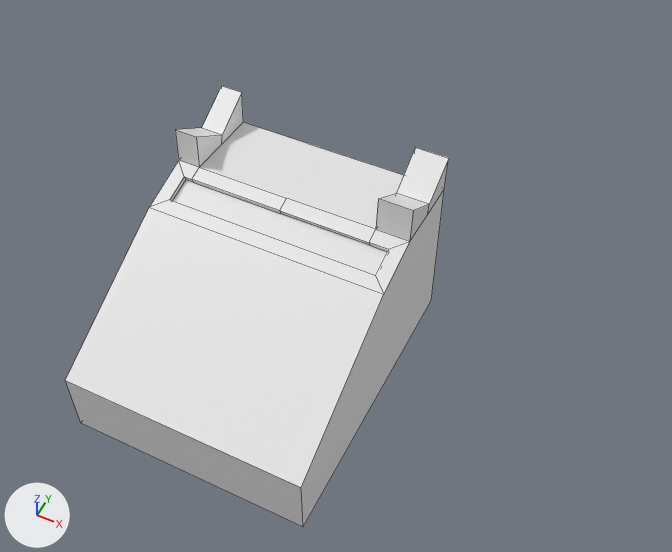
One commit to the FBX model Assets/3DModels/telefono.fbx: the scene before it, then after it.
One viewpoint serves both versions: a camera (50 mm lens) standing at (2.35, -3.26, 5.21) and looking at (0.58, 0.28, 0.79). Lighting does not change. The marker at lower left points along +X, +Y and +Z. Mesh edges are drawn as thin lines. Where no turn or scale is listed for an object, it has been applied to the vertices.
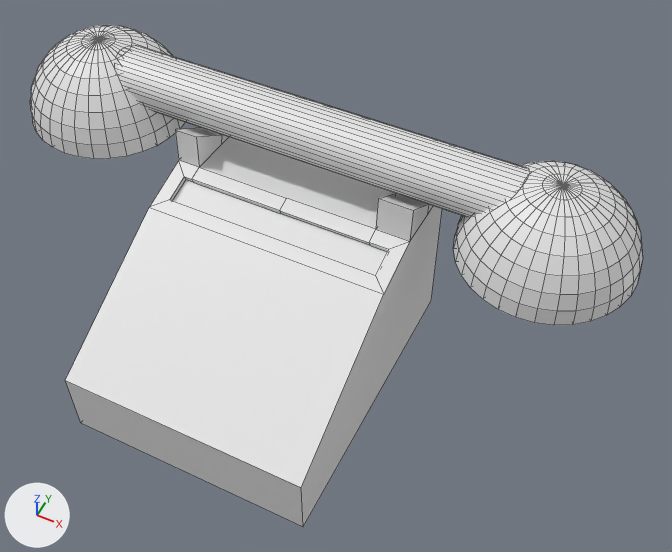
The change in detail:
Mesh me_cylinder is new.
It has 706 vertices, 678 faces and spans x -2.11..2.16, y -0.56..0.55, z -0.35..0.2.
Object 'Cylinder' (ob_cylinder) is new; it shows me_cylinder.
Its location is (0.16, 0.738, 1.479).

Location of each change, [x1, y1, x2, y2] in pixels of the pictures (672 x 552 px):
'Cylinder', added
    after: [30, 25, 643, 325]
